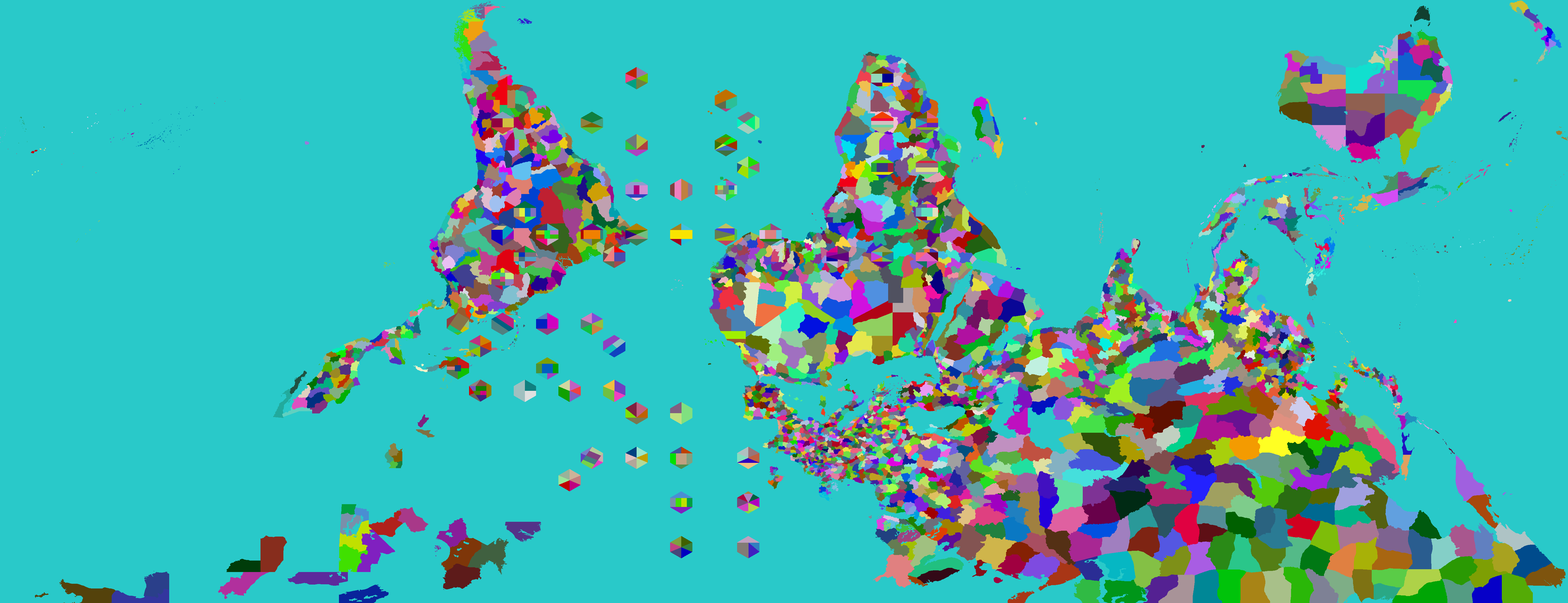
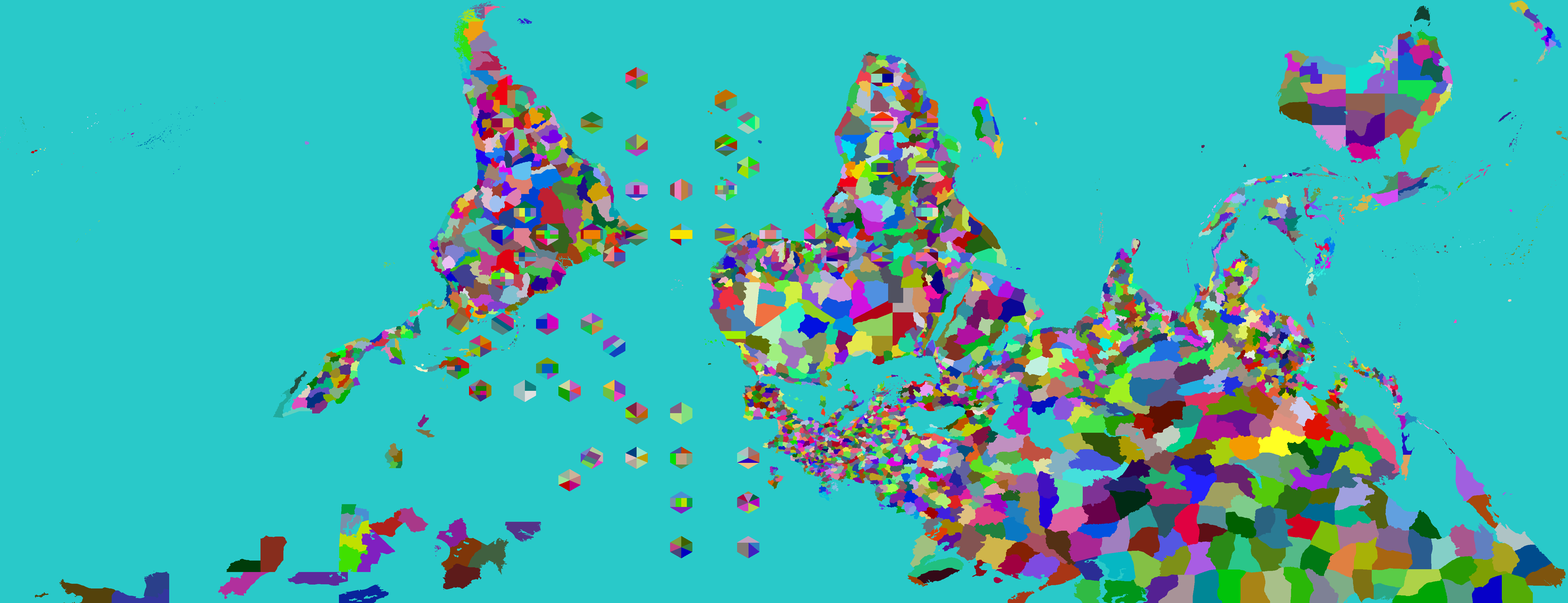
Layered file, before and after one edit (1568 × 603). Changes by layer:
painted on "Provinces" over (804, 223, 927, 588)
